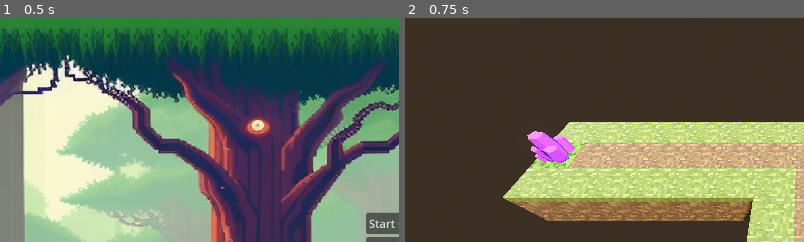
Above: before the commit, frames 1-2 (left to right).
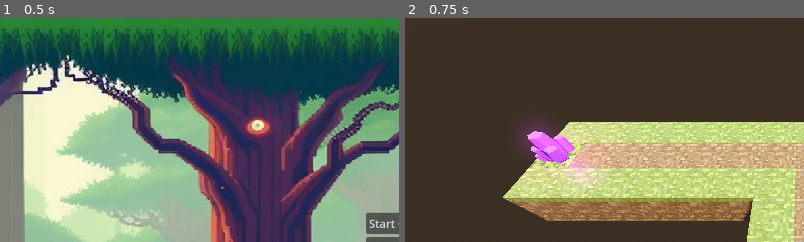
Above: after the commit, the same moments.

Repository: TheBoysJams/SeedsOfRenewal
Game: Godot game, scene res://UI/main_menu.tscn
Same seed, same stepped clock (60 frames per second), same inputs: the game is played once before the commit and once after it.
Inputs:
- Up to frame 1 (0.5 s): no input
- Up to frame 2 (0.75 s): click "Start Game" at 0.5 s
The pictures show only the part of the screen within x 0-50%, y 0-50%; the shares and areas given below are measured in that part.

Frame 1 is identical in both runs. In frame 2, 1.9% of the frame differs, in the area x 29-50%, y 48-77%.
Error in both runs: Invalid access to property or key 'towers' on a base object of type 'Nil'. (res://player.gd:24)

Commit message:
added a light to the core

Diff:
--- a/RenewalTreeDefence/Towers/core.tscn
+++ b/RenewalTreeDefence/Towers/core.tscn
@@ -5,3 +5,7 @@
 [node name="Core" type="Node3D"]
 
 [node name="Crystal_Big2" parent="." instance=ExtResource("1_2ao5g")]
+
+[node name="OmniLight3D" type="OmniLight3D" parent="."]
+transform = Transform3D(1, 0, 0, 0, 1, 0, 0, 0, 1, 0, 1.78174, 0)
+light_color = Color(1, 0, 1, 1)
